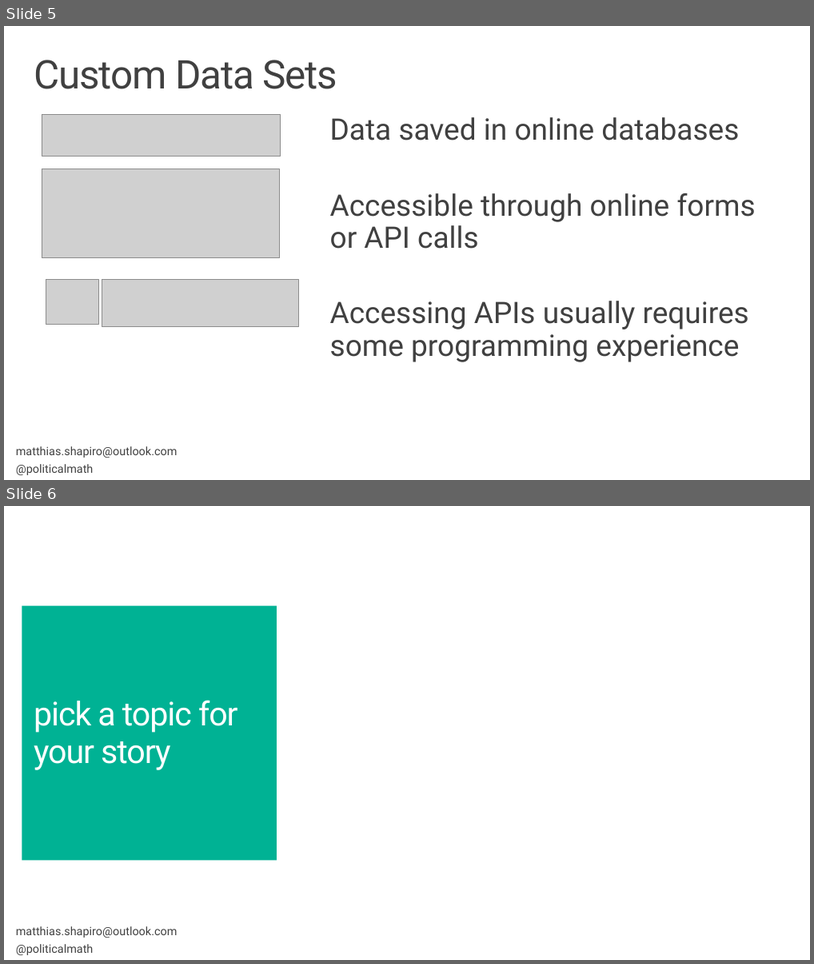
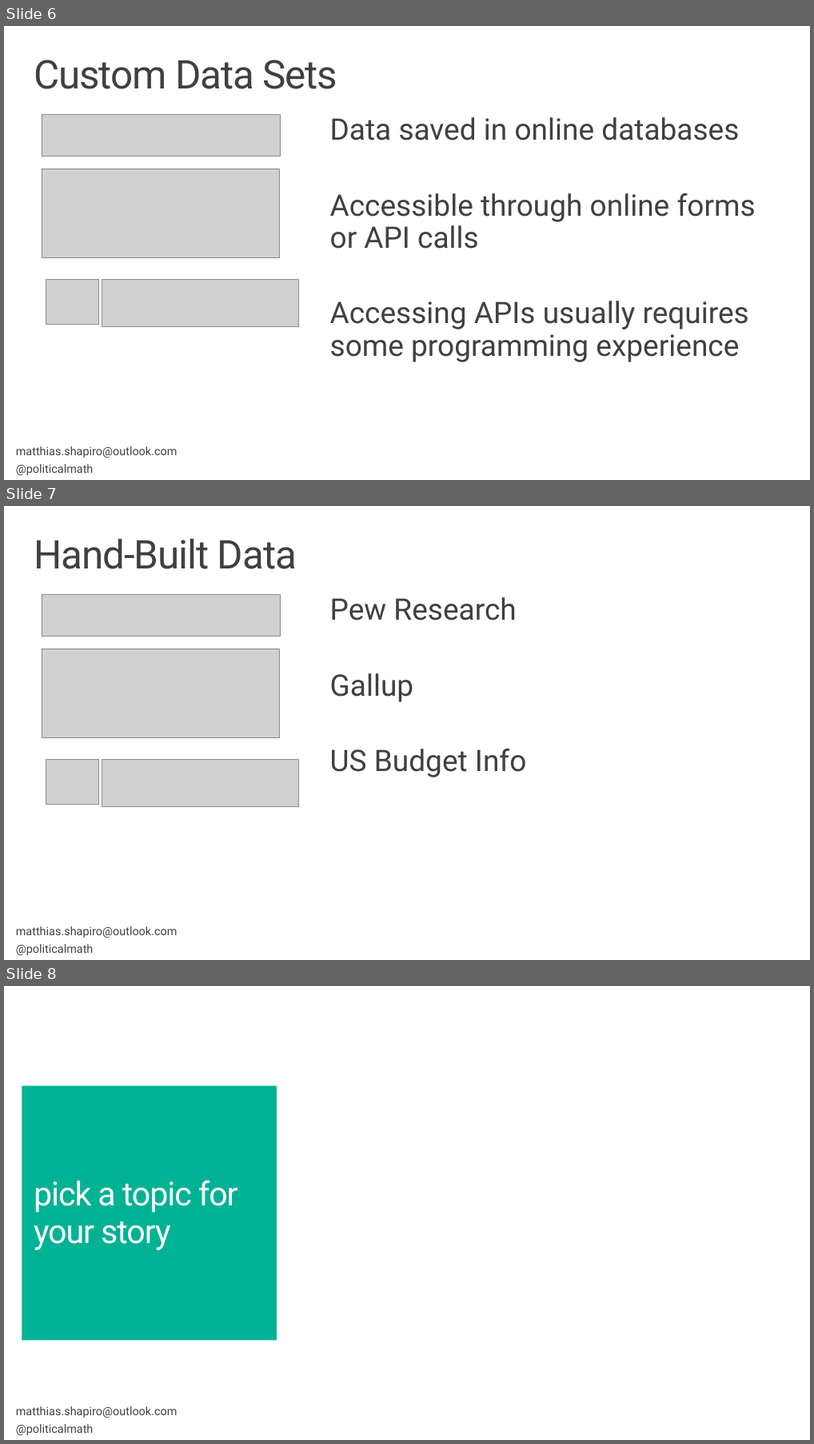
Before and after one commit to matthiasxc/DataVisClass, a slide deck: Session 2.pptx. Shown one above the other, each under a label of ours: slides 5 and 6 before the commit, slides 6, 7 and 8 after it. The pictures are 814x964 and 814x1444 pixels, drawn with LibreOffice and Linux fonts; fonts in the diff are those of the drawing; grey boxes stand for pictures; background and template pictures are left out. Boxes give left, top, right and bottom in pixels: in the first picture for what was removed or moved away, otherwise in the second. Text is boxed around its words. In the diff, an @@ line names an element or a change of style, - is before the commit and + after.

```diff
--- a/Session 2.pptx
+++ b/Session 2.pptx
@@ slide 7 added at (x1=4, y1=506, x2=810, y2=960), background #FFFFFF; not listed: 1 template element that a slide beside it also shows @@
@@ title added at (x1=34, y1=539, x2=297, y2=569), 48 pt, text #404040 @@
+Hand-Built Data
@@ picture added at (x1=42, y1=594, x2=280, y2=636) @@
@@ text added at (x1=330, y1=597, x2=526, y2=777), 36 pt, text #404040 @@
+Pew Research
+Gallup
+US Budget Info
@@ picture added at (x1=42, y1=649, x2=279, y2=738) @@
@@ picture added at (x1=46, y1=759, x2=98, y2=804) @@
@@ picture added at (x1=102, y1=759, x2=298, y2=806) @@
@@ what was slide 5 is now slide 6 @@
@@ what was slide 6 is now slide 8 @@
```
Also in this commit, not shown: 5 slides changed, 1 other slide added.
